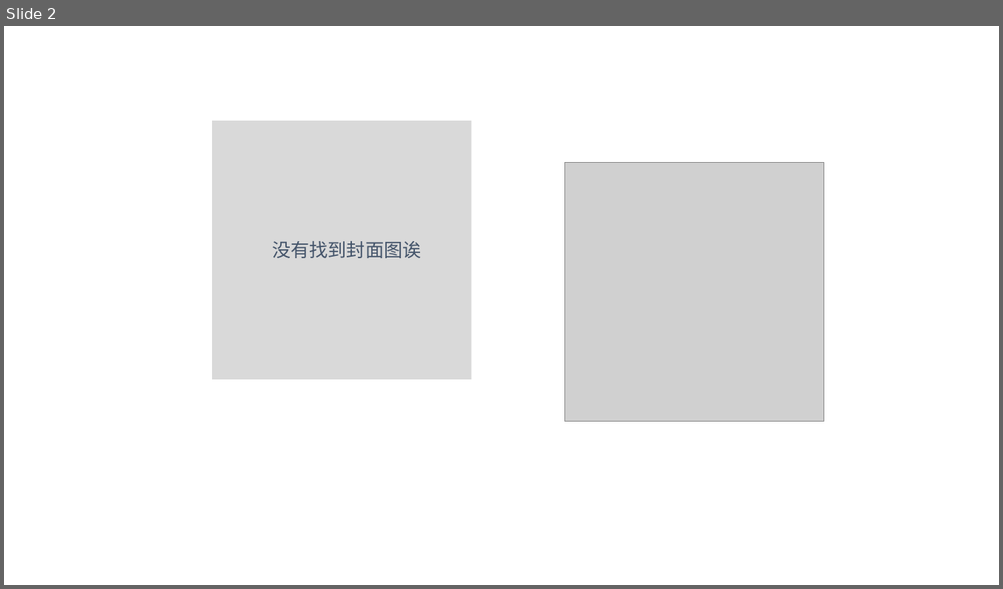
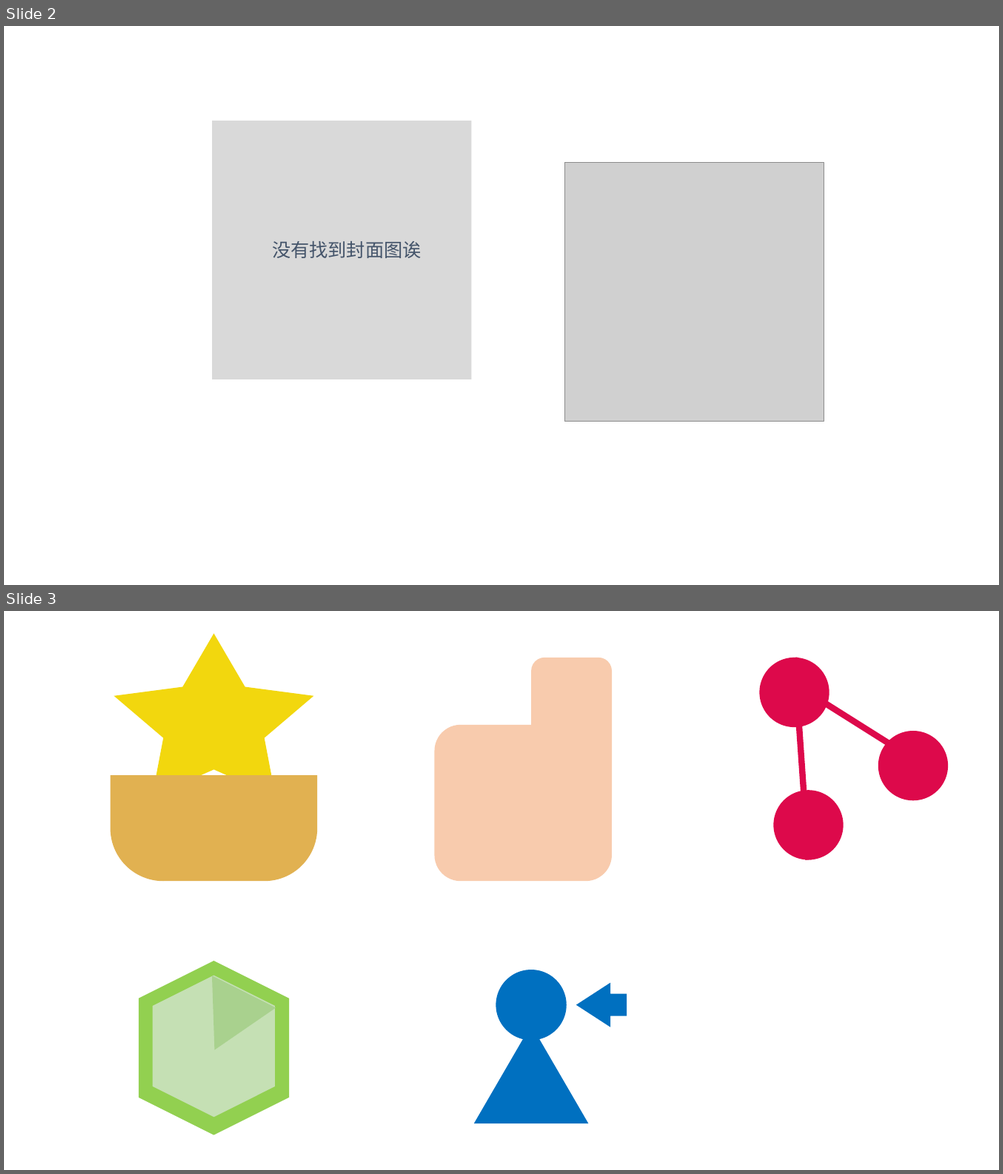
Before and after one commit to EndeLiu/VegetableDog, a slide deck: main/vd/src/assets/design/设计稿.pptx. Shown one above the other, each under a label of ours: slide 2 before the commit, slides 2 and 3 after it. The pictures are 1003x589 and 1003x1174 pixels, drawn with LibreOffice and Linux fonts; fonts in the diff are those of the drawing; grey boxes stand for pictures. Boxes give left, top, right and bottom in pixels: in the first picture for what was removed or moved away, otherwise in the second. Text is boxed around its words. In the diff, an @@ line names an element or a change of style, - is before the commit and + after.

```diff
--- a/main/vd/src/assets/design/设计稿.pptx
+++ b/main/vd/src/assets/design/设计稿.pptx
@@ slide 3 added at [4,611,999,1170], background #FFFFFF @@
@@ star added at [114,633,313,797], fill #F2D70E @@
@@ rounded rectangle added at [531,658,612,814], fill #F8CBAD @@
@@ ellipse added at [759,658,829,727], fill #DD094B @@
@@ line added from (794, 658) to (808, 860), #DD094B 6 pt @@
@@ line added from (789, 681) to (913, 759), #DD094B 6 pt @@
@@ rounded rectangle added at [435,725,612,882], fill #F8CBAD @@
@@ ellipse added at [879,731,948,801], fill #DD094B @@
@@ round same rect added at [110,775,316,881], fill #E1B151 @@
@@ ellipse added at [774,790,843,860], fill #DD094B @@
@@ hexagon added at [139,962,288,1135], fill #92D050, outline #92D050 1 pt @@
@@ hexagon added at [152,975,275,1118], fill #C5E0B4, outline #92D050 1 pt @@
@@ triangle added at [184,977,274,1065], fill #A9D18E, outline #A9D18E 1 pt @@
@@ ellipse added at [495,970,566,1041], fill #0070C0 @@
@@ left arrow added at [576,983,627,1028], fill #0070C0 @@
@@ triangle added at [474,1025,588,1124], fill #0070C0 @@
```
Also in this commit, not shown: 1 other slide added, 18 other files.
